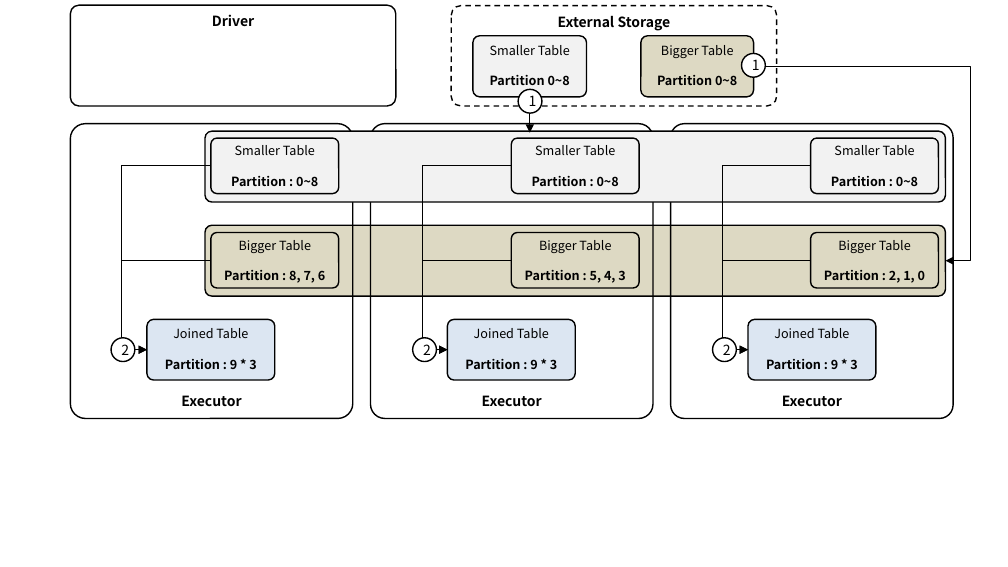
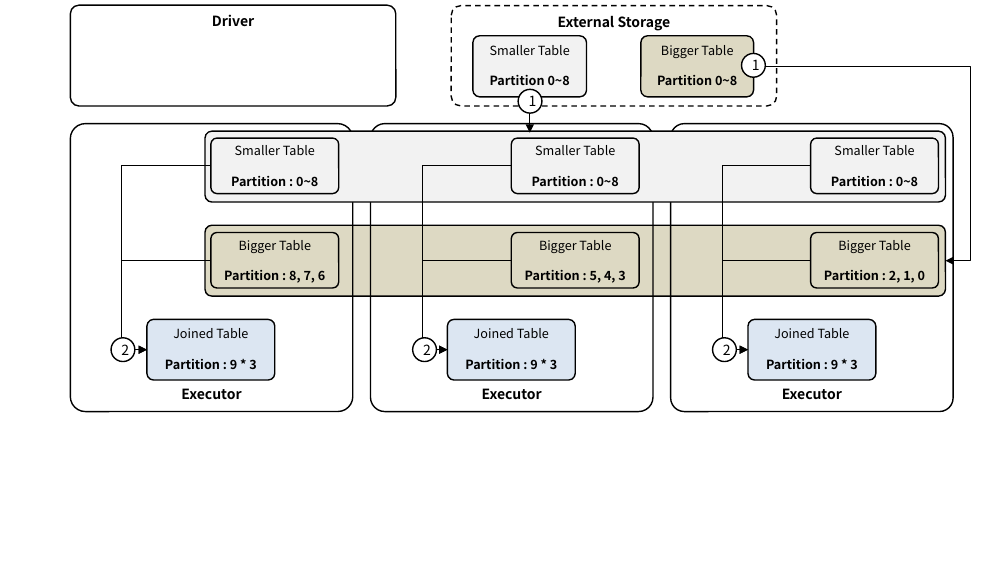
Before and after one commit to ssup2/blog-software, a slide deck: slide 5 of content/docs/theory-analysis/spark-join-strategy/images/images.pptx. Drawn at 1008x567 pixels with LibreOffice and Linux fonts; fonts in the diff are those of the drawing. Boxes give left, top, right and bottom in pixels: in the first picture for what was removed or moved away, otherwise in the second. Text is boxed around its words. In the diff, an @@ line names an element or a change of style, - is before the commit and + after.

```diff
--- a/content/docs/theory-analysis/spark-join-strategy/images/images.pptx
+++ b/content/docs/theory-analysis/spark-join-strategy/images/images.pptx
@@ rounded rectangle "Executor": place and size @@
-rounded rectangle "Executor" at [71, 124, 353, 418]
+rounded rectangle "Executor" at [71, 124, 353, 412]
@@ rounded rectangle "Executor": place and size @@
-rounded rectangle "Executor" at [371, 124, 653, 418]
+rounded rectangle "Executor" at [371, 124, 653, 412]
@@ rounded rectangle "Executor": place and size @@
-rounded rectangle "Executor" at [670, 124, 953, 418]
+rounded rectangle "Executor" at [670, 124, 953, 412]
```
Also in this commit, not shown: 4 other slides changed, 12 slides removed, 7 other files.
